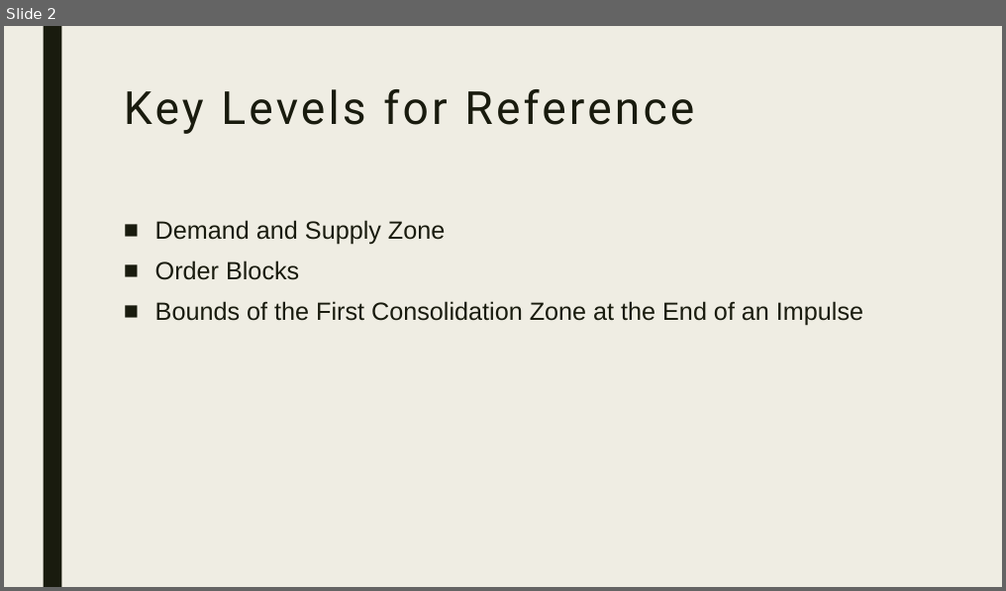
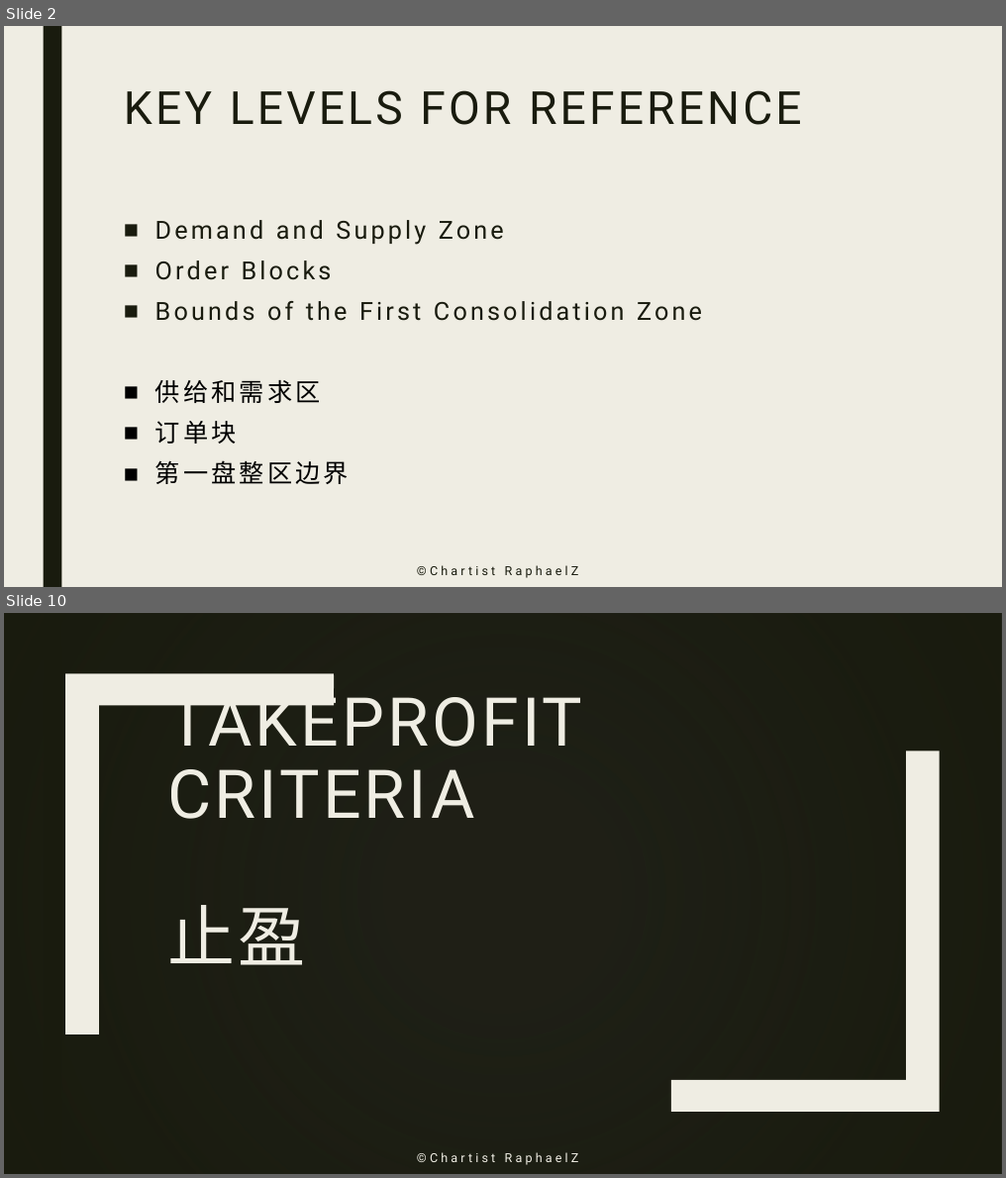
Before and after one commit to zhuzp98/ChartistRaphaelZ, a slide deck: Slides/Key Levels - Plan and Execution.pptx. Shown one above the other, each under a label of ours: slide 2 before the commit, slides 2 and 10 after it; the slides between them are not shown. The pictures are 1006x591 and 1006x1178 pixels, drawn with LibreOffice and Linux fonts; fonts in the diff are those of the drawing; background and template pictures are left out; a plain dark background stands for a picture behind light text. Boxes give left, top, right and bottom in pixels: in the first picture for what was removed or moved away, otherwise in the second. Text is boxed around its words. In the diff, an @@ line names an element or a change of style, - is before the commit and + after.

```diff
--- a/Slides/Key Levels - Plan and Execution.pptx
+++ b/Slides/Key Levels - Plan and Execution.pptx
@@ slide 10 added at (4,613,1002,1174), background picture (left out); not listed: 1 template element that a slide beside it also shows @@
@@ rectangle added at (4,613,1002,1174), fill gradient #191B0E @@
@@ freeform shape added at (65,673,334,1035), fill #191B0E @@
@@ freeform shape added at (65,673,334,1035), fill #EFEDE3 @@
@@ title added at (167,684,582,965), 64.8 pt, text #EFEDE3 @@
+TAKEPROFIT CRITERIA
+止盈
@@ freeform shape added at (672,751,940,1112), fill #191B0E @@
@@ freeform shape added at (672,751,940,1112), fill #EFEDE3 @@
@@ text added at (241,1142,754,1174), 12 pt, text #EFEDE3 @@
+©️Chartist RaphaelZ
@@ slide 2 changed as well @@
@@ title at (124,90,802,125): text changed @@
-Key Levels for Reference
+KEY LEVELS FOR REFERENCE
@@ text at (155,220,504,280): font Arial to Roboto, letter spacing 0 to 3 pt in "Demand and Supply Zone", "Order Blocks" @@
@@ text at (155,301,702,484): text changed; font Arial to Roboto @@
-■ Bounds of the First Consolidation Zone at the End of an Impulse
+■ Bounds of the First Consolidation Zone
+■ 供给和需求区
+■ 订单块
+■ 第一盘整区边界
@@ text added at (241,555,754,587), 12 pt, text #191B0E @@
+©️Chartist RaphaelZ
```
Also in this commit, not shown: 2 other slides changed, 8 other slides added, 4 other files.
